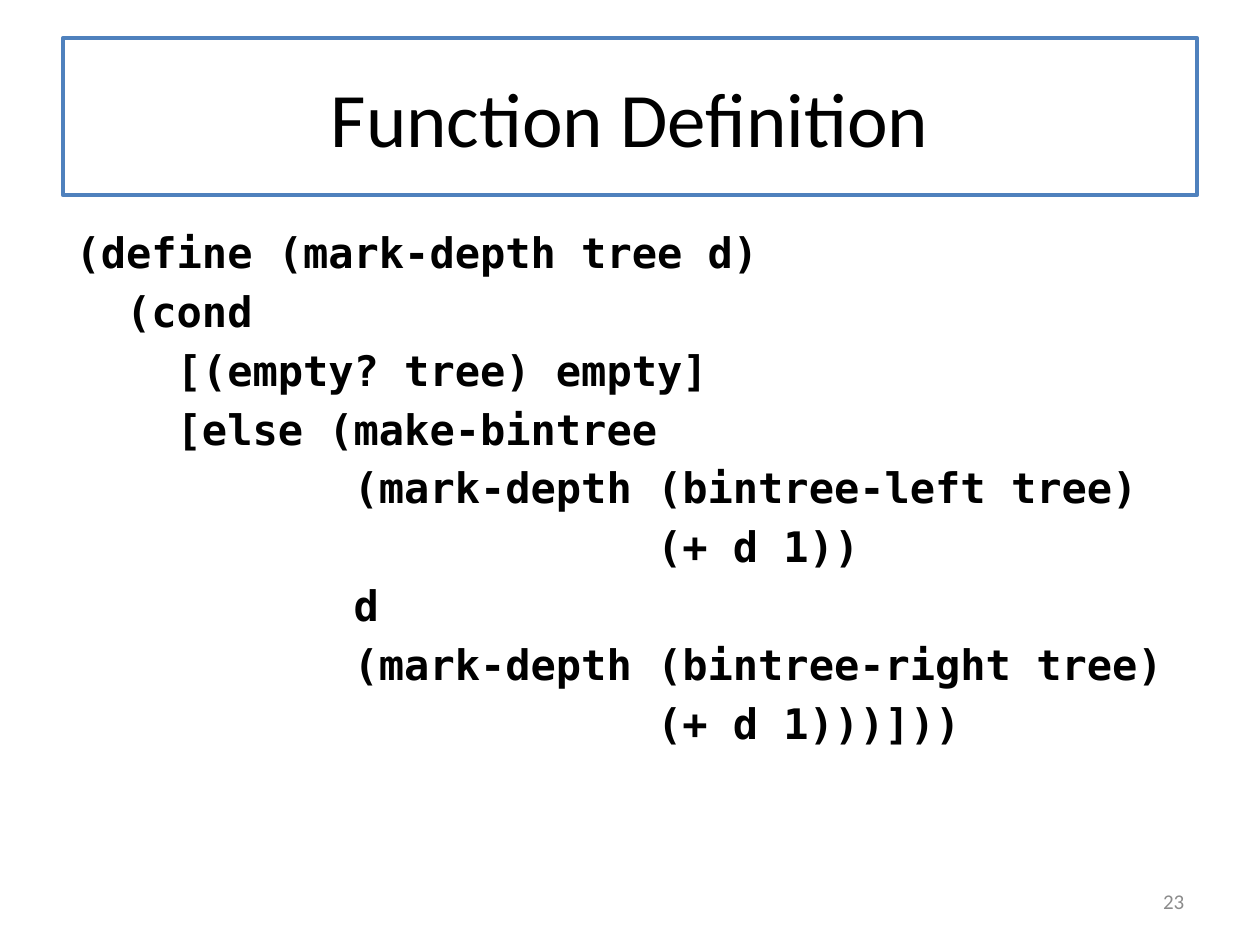
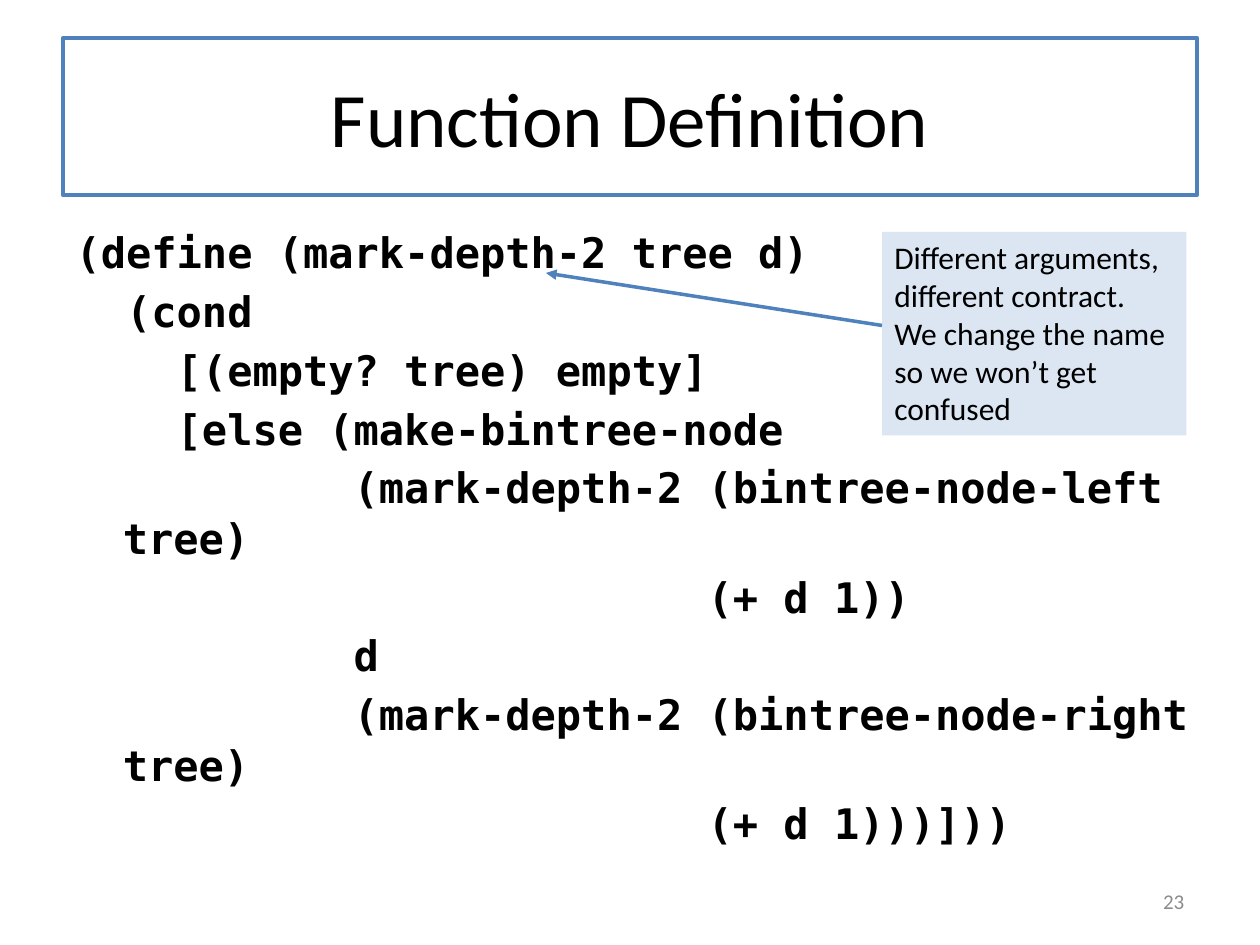
Before and after one commit to mwand/cs5010f17, a slide deck: slide 23 of Slides/Lesson 7.1-7.3 Invariants Combined.pptx. Drawn at 1260x945 pixels with LibreOffice and Linux fonts; fonts in the diff are those of the drawing. Boxes give left, top, right and bottom in pixels: in the first picture for what was removed or moved away, otherwise in the second. Text is boxed around its words. In the diff, an @@ line names an element or a change of style, - is before the commit and + after.

```diff
--- a/Slides/Lesson 7.1-7.3 Invariants Combined.pptx
+++ b/Slides/Lesson 7.1-7.3 Invariants Combined.pptx
@@ text at <box>76,234,809,278</box>: text changed @@
-(define (mark-depth tree d)
+(define (mark-depth-2 tree d)
@@ rectangle added at <box>882,232,1187,436</box>, fill #DCE6F2, 18 pt, text #000000 @@
+Different arguments, different contract. We change the name so we won’t get confused
@@ arrow added from (882, 325) to (546, 273), #4F81BD 2 pt @@
@@ text at <box>123,411,1163,560</box>: text changed @@
-[else (make-bintree
-(mark-depth (bintree-left tree)
+[else (make-bintree-node
+(mark-depth-2 (bintree-node-left tree)
@@ text at <box>123,696,1188,787</box>: text changed @@
-(mark-depth (bintree-right tree)
+(mark-depth-2 (bintree-node-right tree)
```
Also in this commit, not shown: 8 other slides changed, 3 slides added, 1 slide removed, 1 other file.
